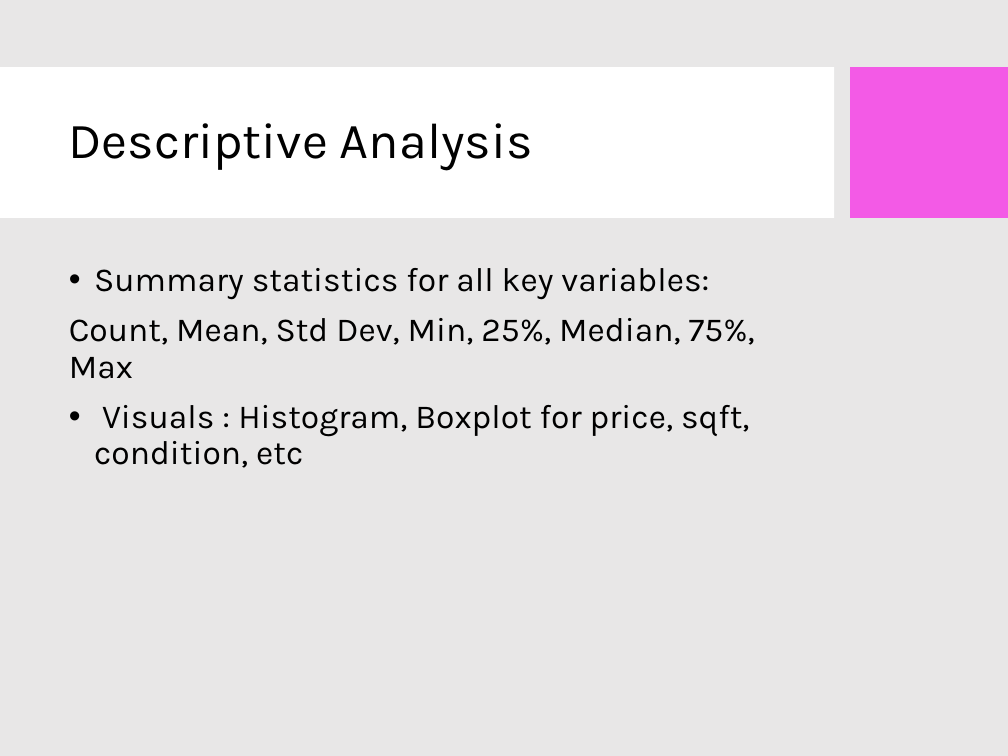
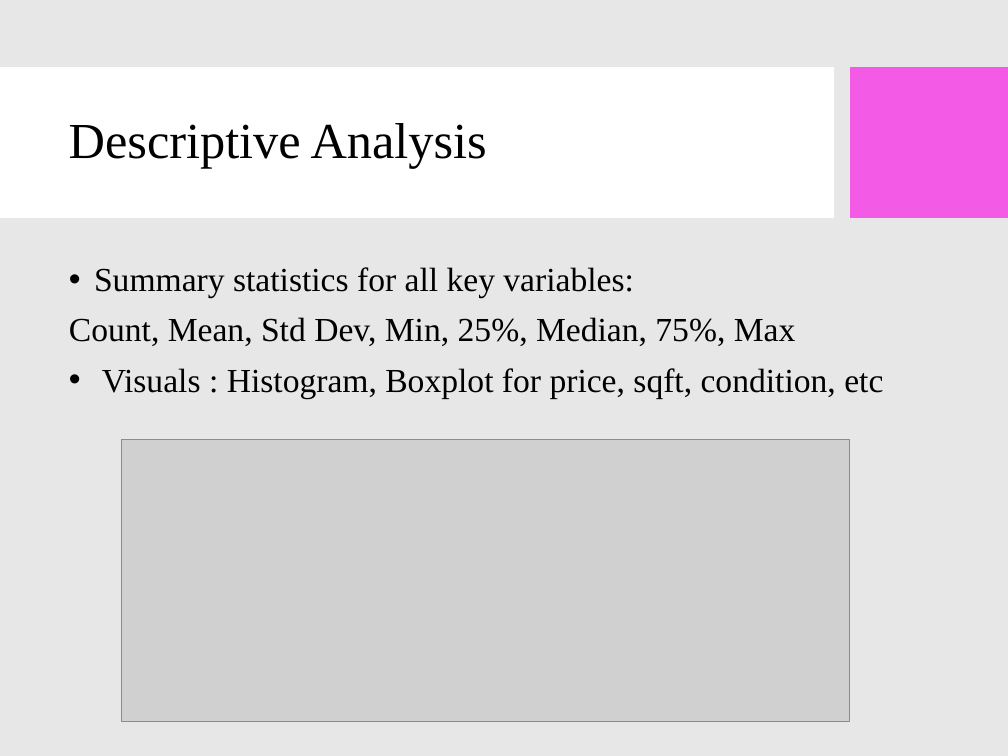
Before and after one commit to Krishna-S-2004/Python-RE, a slide deck: slide 9 of Krishna Housing_EDA_Presentation.pptx. Drawn at 1008x756 pixels with LibreOffice and Linux fonts; fonts in the diff are those of the drawing; grey boxes stand for pictures; background and template pictures are left out. Boxes give left, top, right and bottom in pixels: in the first picture for what was removed or moved away, otherwise in the second. Text is boxed around its words. In the diff, an @@ line names an element or a change of style, - is before the commit and + after.

```diff
--- a/Krishna Housing_EDA_Presentation.pptx
+++ b/Krishna Housing_EDA_Presentation.pptx
@@ title "Descriptive Analysis" at [69, 123, 487, 169]: font Karla to Times New Roman @@
@@ text "Summary statistics for all key ..." at [69, 267, 883, 398]: font Karla to Times New Roman @@
@@ picture added at [122, 439, 849, 722] @@
```
Also in this commit, not shown: 15 other slides changed.
